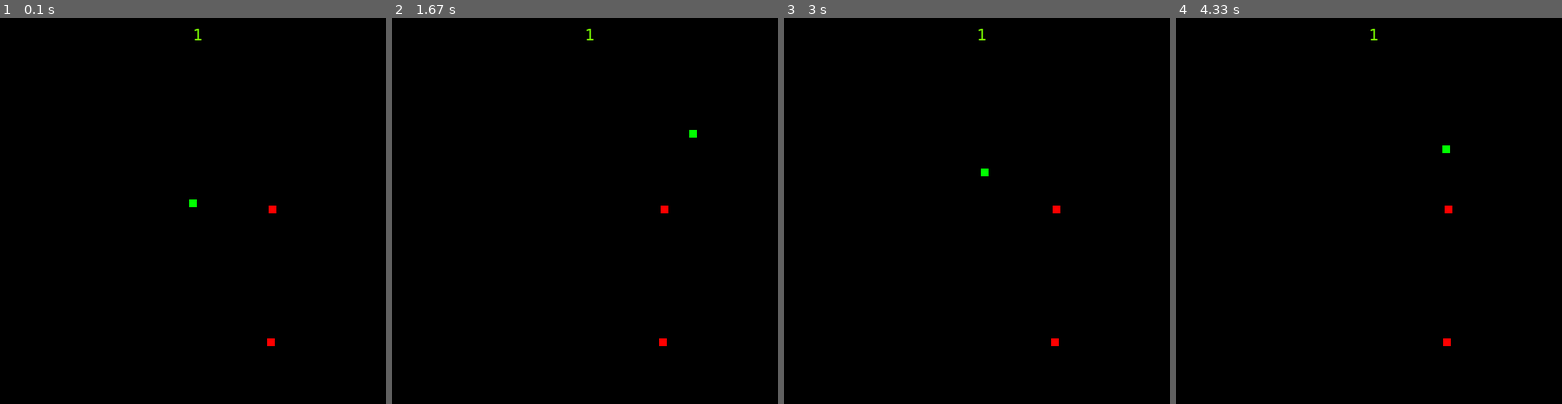
Above: before the commit, frames 1-4 (left to right).
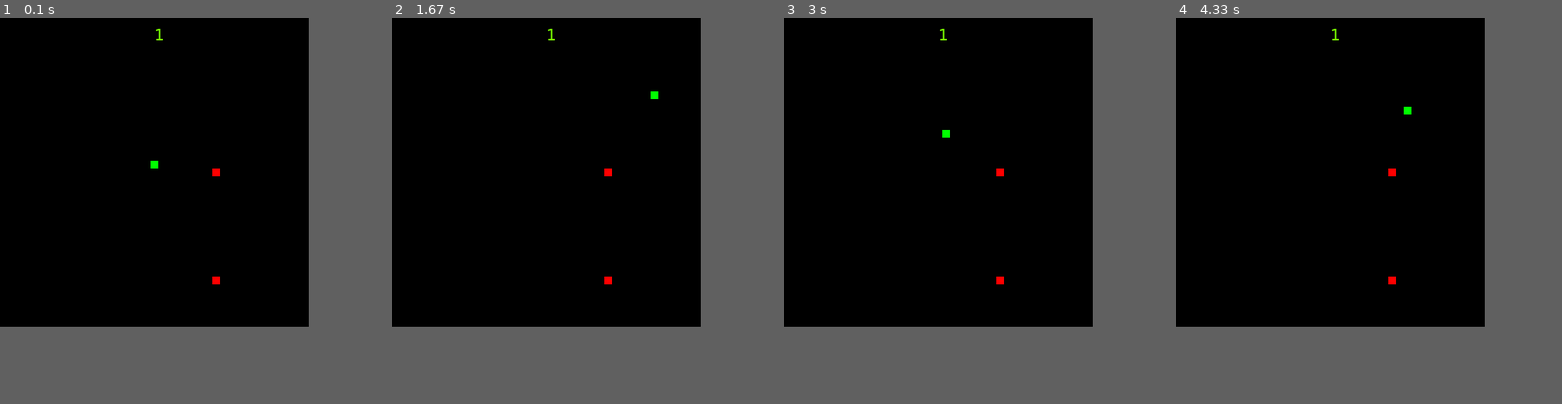
Above: after the commit, the same moments.

Repository: meaniebeanie22/pygame-games
Game: pygame game, started from wip/snake.py
Same seed, same stepped clock (60 frames per second), same inputs: the game is played once before the commit and once after it.
Inputs:
- Up to frame 1 (0.1 s): no input
- Up to frame 2 (1.67 s): hold Right 0.33-0.8 s; hold Up 0.83-1.13 s; hold Right 1.17-1.63 s
- Up to frame 3 (3 s): hold Left 1.67-2.2 s; hold Down 2.23-2.53 s; hold Left 2.57-2.97 s
- Up to frame 4 (4.33 s): hold Up 3-3.37 s; hold Right 3.4-4.03 s; hold Down from 4.07 s (still down)
In our replay, the window is 500x500 before the commit and 400x400 after it. These sizes can differ from the game's own. Grey fills any space a smaller window leaves; there, only what the larger window draws over its background counts as a difference.

The runs differ from the first frame. In frame 1, 0.3% of the frame differs, in the area x 39-72%, y 2-85%; in frame 2, 0.3%; in frame 3, 0.3%; in frame 4, 0.3%.

Commit message:
snake still not getting longer

Diff:
--- a/wip/snake.py
+++ b/wip/snake.py
@@ -7,8 +7,8 @@
 pygame.init()
 vec = pygame.math.Vector2 #2 for two dimensional
 
-HEIGHT = 500
-WIDTH = 500
+HEIGHT = 400
+WIDTH = 400
 FPS = 15
 SPEED = 10
 APPLES = 2
@@ -58,7 +58,7 @@
         # deal with cells
         self.cells.insert(0, self.pos)
         if len(self.cells) > self.score:
-            self.cells.pop(-1)
+            self.cells.pop()
 
 
     def update(self):
@@ -75,7 +75,7 @@
         super().__init__()
         self.surf = pygame.Surface((10, 10))
         self.surf.fill((255,0,0))
-        self.rect = self.surf.get_rect(center = (random.randint(10, WIDTH-10), random.randint(10, HEIGHT-10)))
+        self.rect = self.surf.get_rect(center = (round(random.randint(10, WIDTH-10), -1), round(random.randint(10, HEIGHT-10), -1)))
         all_sprites.add(self)
 
     def move(self):
@@ -94,8 +94,11 @@
     P1.update()
     for event in pygame.event.get():
         if event.type == pygame.QUIT: sys.exit()
+    apple_gen()
 
-    apple_gen()
+    if P1.pos.x > WIDTH or P1.pos.y > HEIGHT or P1.pos.x < 0 or P1.pos.y < 0:
+        print('failure, score =', P1.score)
+        break
 
     displaysurface.fill((0,0,0))
     f = pygame.font.SysFont("Verdana", 20)
@@ -103,12 +106,13 @@
     displaysurface.blit(g, (WIDTH/2, 10))
 
     for entity in all_sprites:
-        if type(entity) == 'Player':
+        if isinstance(entity, Player):
             for cell in entity.cells:
-                surf = entity.surf
-                rec = surf.get_rect()
+                sur = pygame.Surface((10,10))
+                sur.fill((0,255,0))
+                rec = sur.get_rect()
                 rec.center = cell
-                displaysurface.blit(surf, rec)
+                displaysurface.blit(sur, rec)
         else:
             displaysurface.blit(entity.surf, entity.rect)
 
